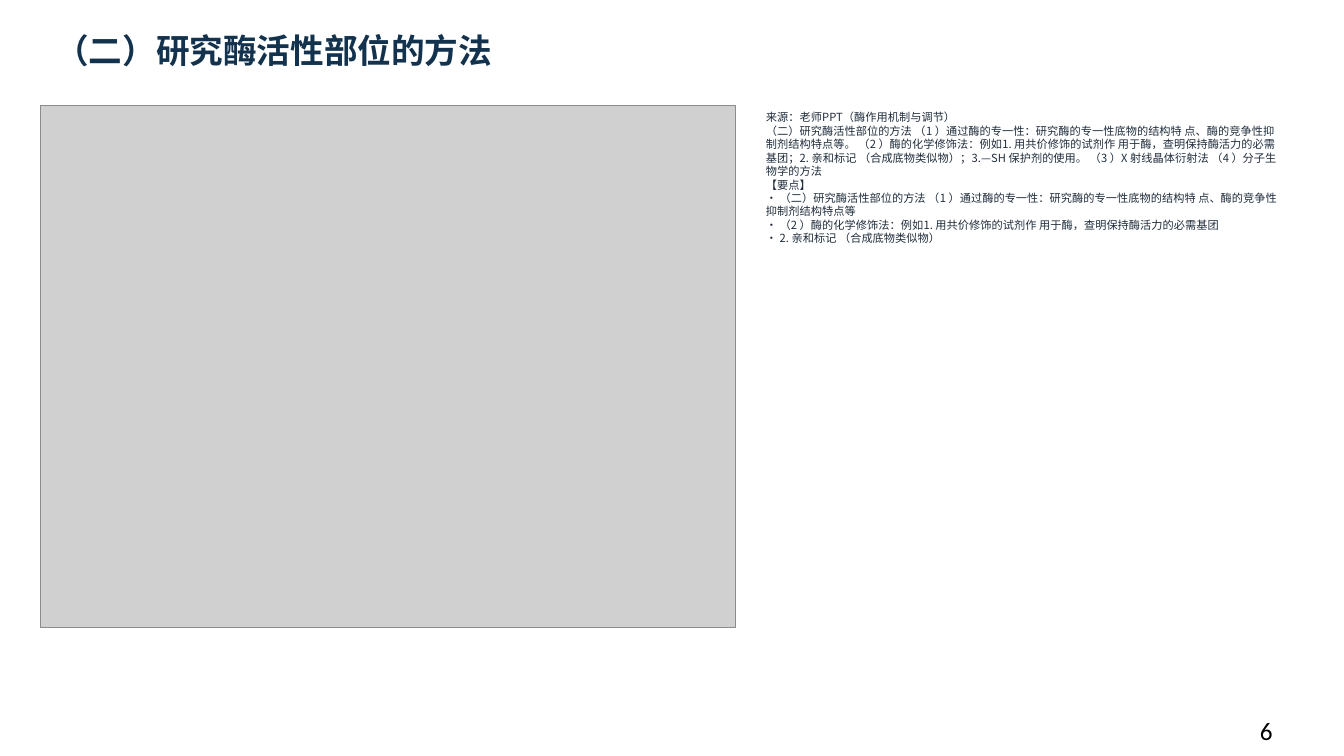
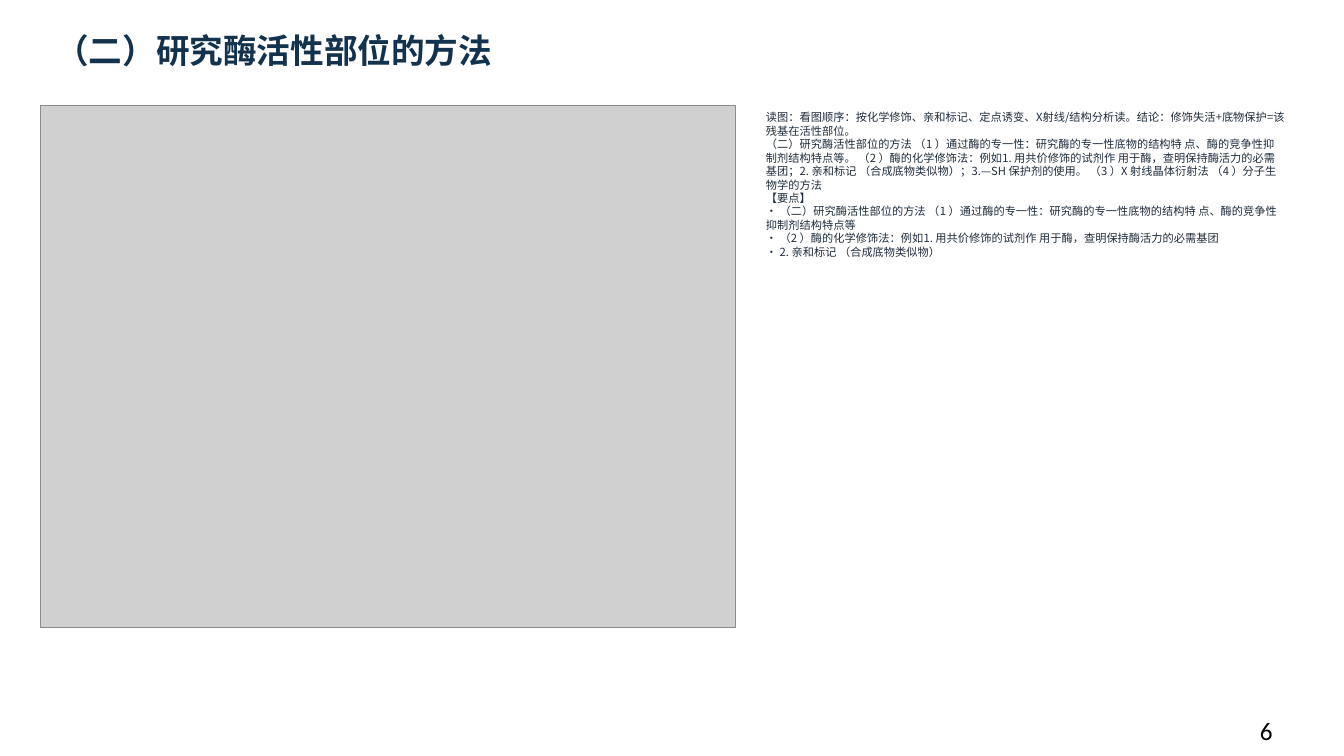
Before and after one commit to newkan-li/Biochemistry, a slide deck: slide 6 of downloads/bc08-ai-style.pptx. Drawn at 1344x756 pixels with LibreOffice and Linux fonts; fonts in the diff are those of the drawing; grey boxes stand for pictures. Boxes give left, top, right and bottom in pixels: in the first picture for what was removed or moved away, otherwise in the second. Text is boxed around its words. In the diff, an @@ line names an element or a change of style, - is before the commit and + after.

Commit message:
bc08补58页老师原页读图讲解:53页缺图注补齐,下载PPT同步;版本20261112cdn

```diff
--- a/downloads/bc08-ai-style.pptx
+++ b/downloads/bc08-ai-style.pptx
@@ text at box(766, 111, 1285, 257): text changed @@
-来源：老师PPT（酶作用机制与调节）
-（二）研究酶活性部位的方法 （1 ）通过酶的专一性：研究酶的专一性底物的结构特 点、酶的竞争性抑制剂结构特点等。 （2 ）酶的化学修饰法：例如1. 用共价修饰的试剂作 用于酶，查明保持酶活力的必需基团；2. 亲和标记 （合成底物类似物）；3.—SH 保护剂的使用。 （3 ）X 射线晶体衍射法 （4 ）分子生物学的方法
-【要点】
-• （二）研究酶活性部位的方法 （1 ）通过酶的专一性：研究酶的专一性底物的结构特 点、酶的竞争性抑制剂结构特点等
-• （2 ）酶的化学修饰法：例如1. 用共价修饰的试剂作 用于酶，查明保持酶活力的必需基团
-• 2. 亲和标记 （合成底物类似物）
+读图：看图顺序：按化学修饰、亲和标记、定点诱变、X射线/结构分析读。结论：修饰失活+底物保护=该残基在活性部位。
+（二）研究酶活性部位的方法 （1 ）通过酶的专一性：研究酶的专一性底物的结构特 点、酶的竞争性抑制剂结构特点等。 （2 ）酶的化学修饰法：例如1. 用共价修饰的试剂作 用于酶，查明保持酶活力的必需基团；2. 亲和标记 （合成底物类似物）；3.—SH 保护剂的使用。 （3 ）X 射线晶体衍射法 （4 ）分子生物学的方法
+【要点】
+• （二）研究酶活性部位的方法 （1 ）通过酶的专一性：研究酶的专一性底物的结构特 点、酶的竞争性抑制剂结构特点等
+• （2 ）酶的化学修饰法：例如1. 用共价修饰的试剂作 用于酶，查明保持酶活力的必需基团
+• 2. 亲和标记 （合成底物类似物）
```
Also in this commit, not shown: 107 other slides changed, 6 other files.
